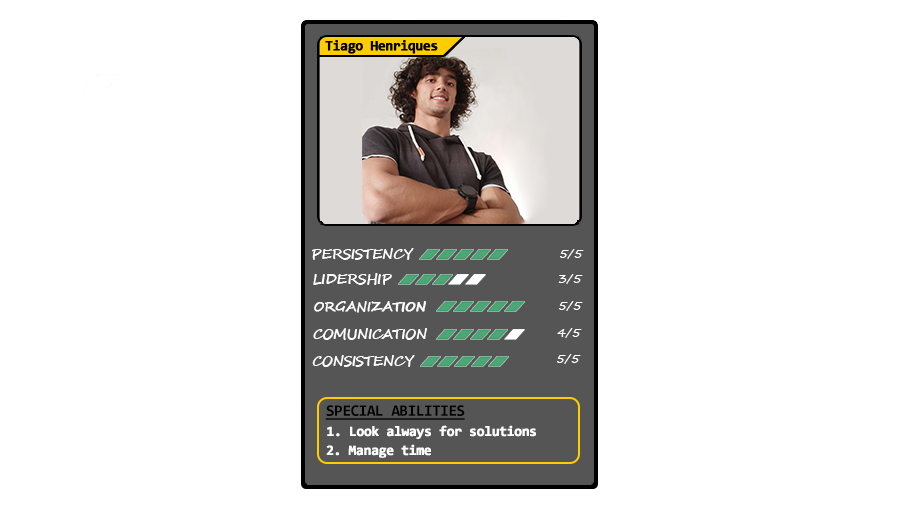
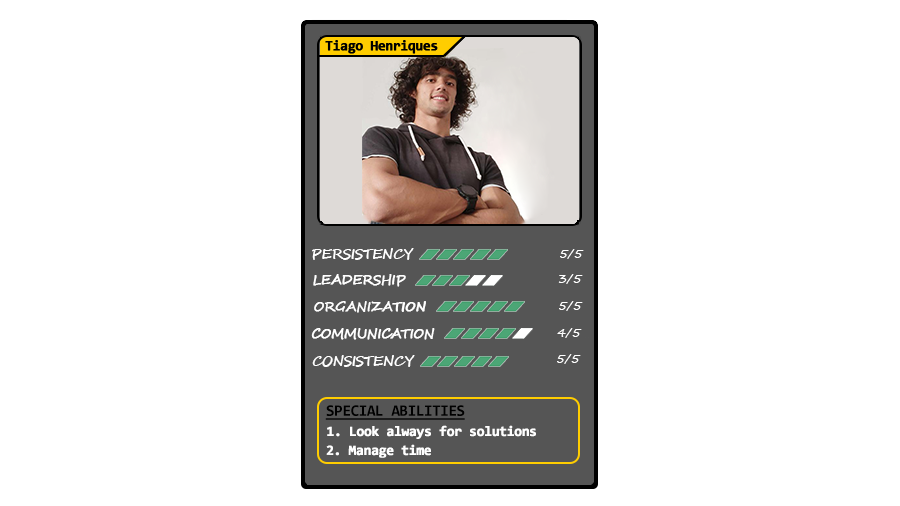
Layered file, before and after one edit (900x506). Changes by layer:
added layer "LEADERSHIP" above "Camada 2" over [313,274,406,287]
renamed "Camada 1" to "Camada 2", painted on it over [66,74,533,351]
